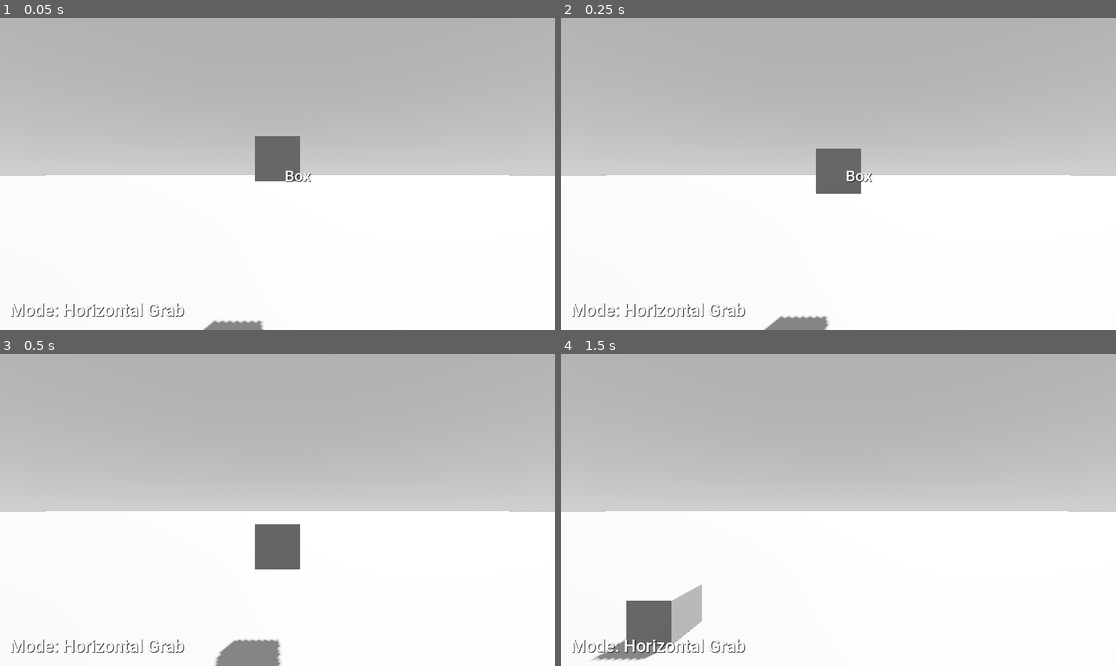
Above: before the commit, frames 1-4 (two rows, left to right).
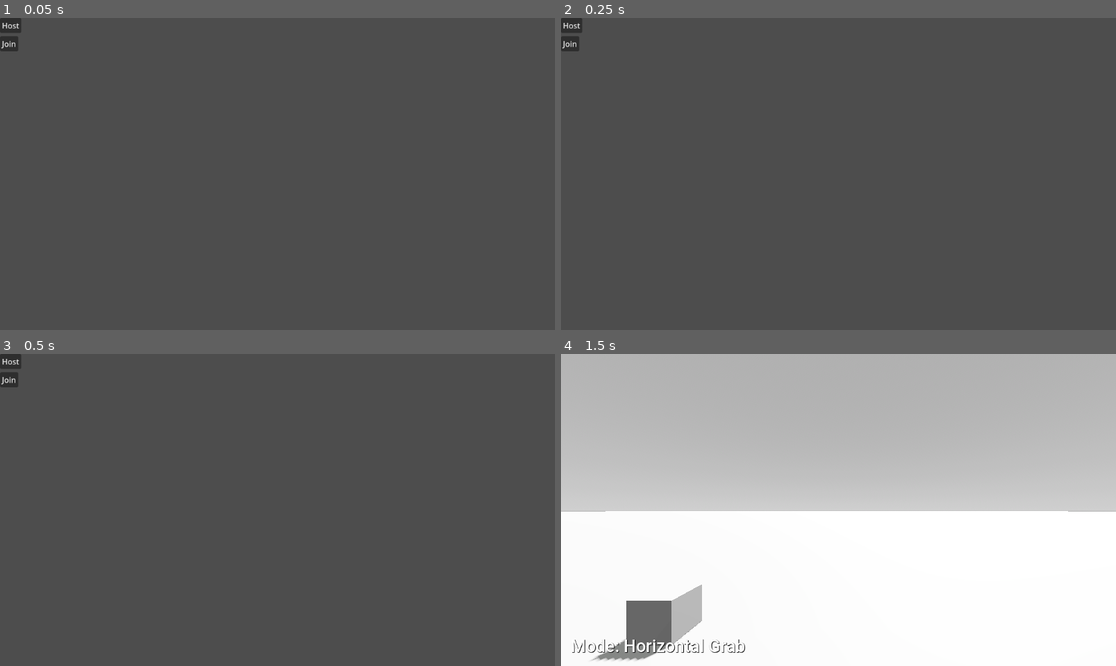
Above: after the commit, the same moments.

Repository: ktnlvr/table
Game: Godot game, scene res://scenes/base.tscn
The game is run twice, just before and just after one commit, with the same random seed, the same clock (stepped at 60 frames per second) and the same inputs.
Inputs (mouse positions are in pixels of both pictures, inside the frame that each line leads up to):
- Up to frame 1 (0.05 s): no input
- Up to frame 2 (0.25 s): no input
- Up to frame 3 (0.5 s): no input
- Up to frame 4 (1.5 s): click (572, 360) at 0.5 s, where only the run after the commit has a clickable "Host"; tap Enter (Toggle Lock Height) at 1.25 s; move the mouse to (960, 494) at 1.27 s; hold D (Right) from 1.28 s (still down); hold Shift (Boost) from 1.28 s (still down); click (960, 494) at 1.42 s

The runs differ from the first frame. In frame 1, 100% of the frame differs, in the area x 0-100%, y 0-100%; in frame 2, 100%; in frame 3, 99%; in frame 4, nothing differs.

Commit message:
Add networking basics

Diff:
--- a/scenes/base.tscn
+++ b/scenes/base.tscn
@@ -1,8 +1,8 @@
 [gd_scene load_steps=9 format=3 uid="uid://dp2m5t6jlvmut"]
 
-[ext_resource type="PackedScene" uid="uid://dlfkblp1gg5h4" path="res://scenes/prefabs/player.tscn" id="1_tno6j"]
 [ext_resource type="Script" path="res://scripts/interactions/InteractibleMiniature.gd" id="2_lxjnp"]
 [ext_resource type="Resource" uid="uid://bksw1istoywkw" path="res://data/miniatures/Box.tres" id="3_y2gcw"]
+[ext_resource type="PackedScene" uid="uid://cpmsm4oe8oswl" path="res://scenes/lobby.tscn" id="4_0aou5"]
 
 [sub_resource type="ProceduralSkyMaterial" id="ProceduralSkyMaterial_ekj6a"]
 sky_top_color = Color(0.55, 0.55, 0.55, 1)
@@ -37,8 +37,6 @@
 transform = Transform3D(1000, 0, 0, 0, 1, 0, 0, 0, 1000, 0, -0.5, 0)
 use_collision = true
 
-[node name="Player" parent="." instance=ExtResource("1_tno6j")]
-
 [node name="Blue Boxes" type="Node3D" parent="."]
 
 [node name="Box" type="RigidBody3D" parent="Blue Boxes" node_paths=PackedStringArray("_rigidbody", "_mesh", "_collider")]
@@ -55,3 +53,5 @@
 
 [node name="Mesh" type="CSGMesh3D" parent="Blue Boxes/Box"]
 mesh = SubResource("BoxMesh_je77o")
+
+[node name="Lobby" parent="." instance=ExtResource("4_0aou5")]
--- /dev/null
+++ b/scenes/lobby.tscn
@@ -0,0 +1,29 @@
+[gd_scene load_steps=2 format=3 uid="uid://cpmsm4oe8oswl"]
+
+[ext_resource type="Script" path="res://scripts/net/lobby.gd" id="1_nvypp"]
+
+[node name="Lobby" type="Node3D"]
+script = ExtResource("1_nvypp")
+
+[node name="UI" type="Control" parent="."]
+layout_mode = 3
+anchors_preset = 0
+offset_right = 40.0
+offset_bottom = 40.0
+
+[node name="Host" type="Button" parent="UI"]
+layout_mode = 0
+offset_right = 8.0
+offset_bottom = 8.0
+text = "Host"
+
+[node name="Join" type="Button" parent="UI"]
+layout_mode = 0
+offset_top = 38.0
+offset_right = 38.0
+offset_bottom = 69.0
+text = "Join
+"
+
+[connection signal="pressed" from="UI/Host" to="." method="_on_host_pressed"]
+[connection signal="pressed" from="UI/Join" to="." method="_on_join_pressed"]
--- a/scenes/prefabs/player.tscn
+++ b/scenes/prefabs/player.tscn
@@ -33,3 +33,6 @@
 theme = ExtResource("3_dw5ud")
 theme_override_font_sizes/font_size = 32
 text = "Lortem Ipsum"
+
+[node name="Network Body" type="CSGSphere3D" parent="."]
+cast_shadow = 0
--- a/scripts/controls/Flycam.gd
+++ b/scripts/controls/Flycam.gd
@@ -176,6 +176,8 @@
 			active_miniature.instantiate(self, result['position'] + result['normal'])
 
 func _process(dt: float) -> void:
+	if not is_multiplayer_authority():
+		return
 	_update_status_text()
 	_handle_toggles()
 	_handle_movement(dt)
--- /dev/null
+++ b/scripts/net/lobby.gd
@@ -0,0 +1,49 @@
+extends Node
+
+var multiplayer_peer = ENetMultiplayerPeer.new()
+
+const PORT = 11999
+const HOSTNAME = "127.0.0.1"
+
+var player = preload("res://scenes/prefabs/player.tscn")
+
+var connected_peers = []
+
+func _on_host_pressed() -> void:
+	$UI.visible = false
+	multiplayer_peer.create_server(PORT)
+	multiplayer.multiplayer_peer = multiplayer_peer
+	DisplayServer.window_set_title("Server " + str(multiplayer.get_unique_id()))
+
+	# 1 is the server peer id
+	add_player(1)
+
+	multiplayer.peer_connected.connect(
+		func (peer_id):
+			# TODO: check if this is even needed?
+			await get_tree().create_timer(0.5).timeout
+			add_newly_connected_player.rpc(peer_id)
+			add_previous_players.rpc_id(peer_id, connected_peers)
+			add_player(peer_id)
+	)
+
+func _on_join_pressed() -> void:
+	$UI.visible = false
+	multiplayer_peer.create_client(HOSTNAME, PORT)
+	multiplayer.multiplayer_peer = multiplayer_peer
+	DisplayServer.window_set_title("Client " + str(multiplayer.get_unique_id()))
+
+func add_player(peer_id):
+	connected_peers.append(peer_id)
+	var instance = player.instantiate()
+	instance.set_multiplayer_authority(peer_id)
+	get_tree().root.add_child(instance)
+
+@rpc
+func add_newly_connected_player(peer_id):
+	add_player(peer_id)
+
+@rpc
+func add_previous_players(connected_peers):
+	for peer in connected_peers:
+		add_player(peer)
